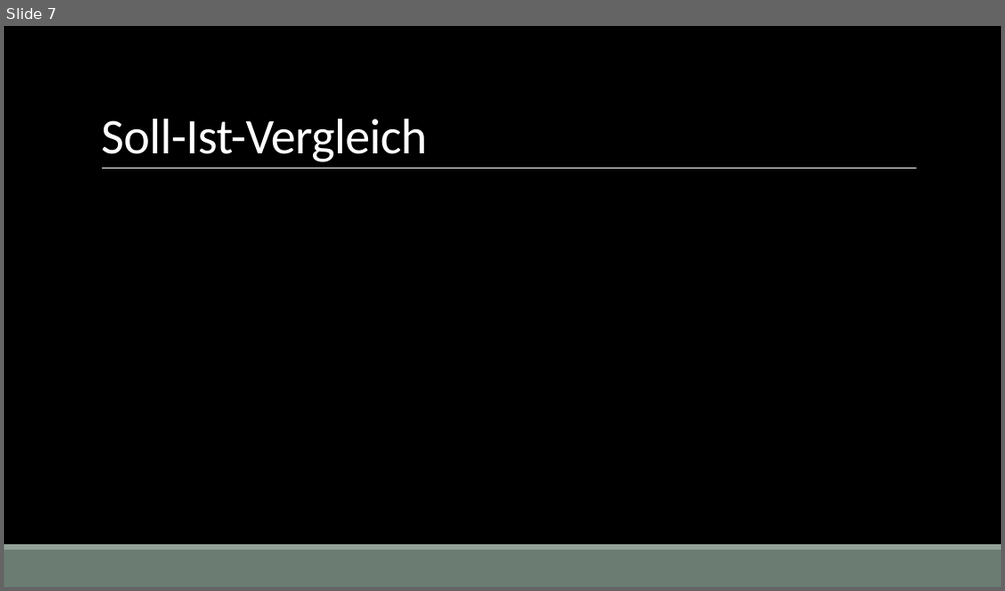
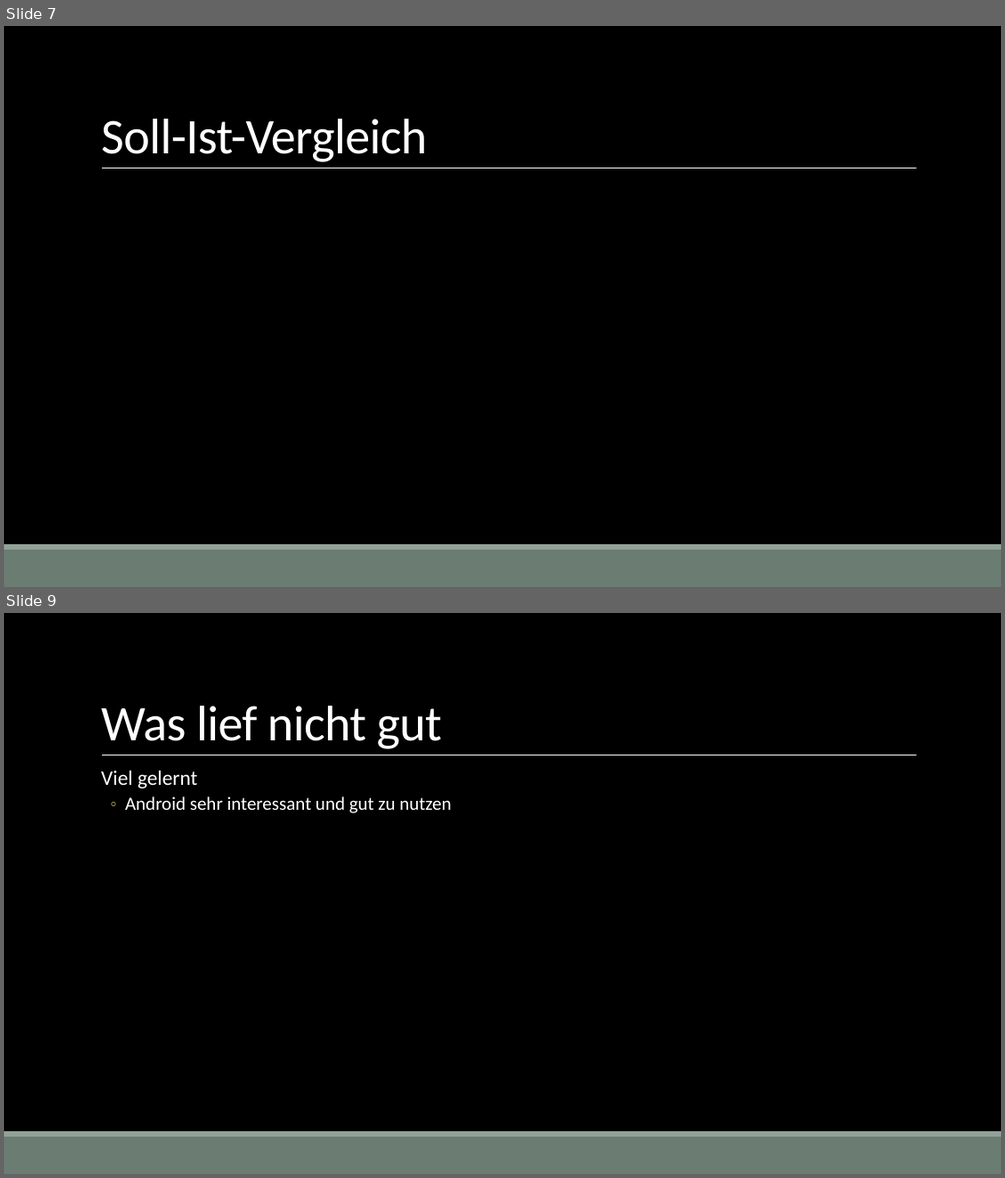
Before and after one commit to BeerBuddy/Mobis, a slide deck: Dokumente/Präsentation Final.pptx. Shown one above the other, each under a label of ours: slide 7 before the commit, slides 7 and 9 after it; the slides between them are not shown. The pictures are 1005x591 and 1005x1178 pixels, drawn with LibreOffice and Linux fonts; fonts in the diff are those of the drawing; background and template pictures are left out. Boxes give left, top, right and bottom in pixels: in the first picture for what was removed or moved away, otherwise in the second. Text is boxed around its words. In the diff, an @@ line names an element or a change of style, - is before the commit and + after.

```diff
--- a/Dokumente/Präsentation Final.pptx
+++ b/Dokumente/Präsentation Final.pptx
@@ slide 9 added at (4,613,1001,1174), background picture (left out); not listed: 3 template elements that a slide beside it also shows @@
@@ title added at (101,706,442,749), 48 pt, text #FFFFFF @@
+Was lief nicht gut
@@ text added at (101,770,451,813), 18 pt, text #FFFFFF @@
+  Viel gelernt
+  ◦ Android sehr interessant und gut zu nutzen
```
Also in this commit, not shown: 5 slides changed, 1 other slide added.
